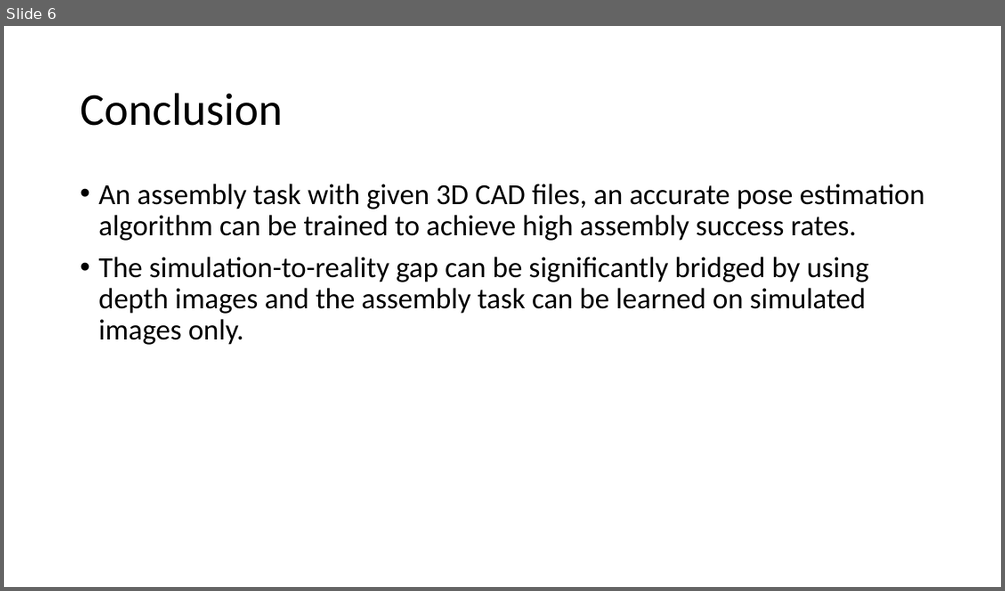
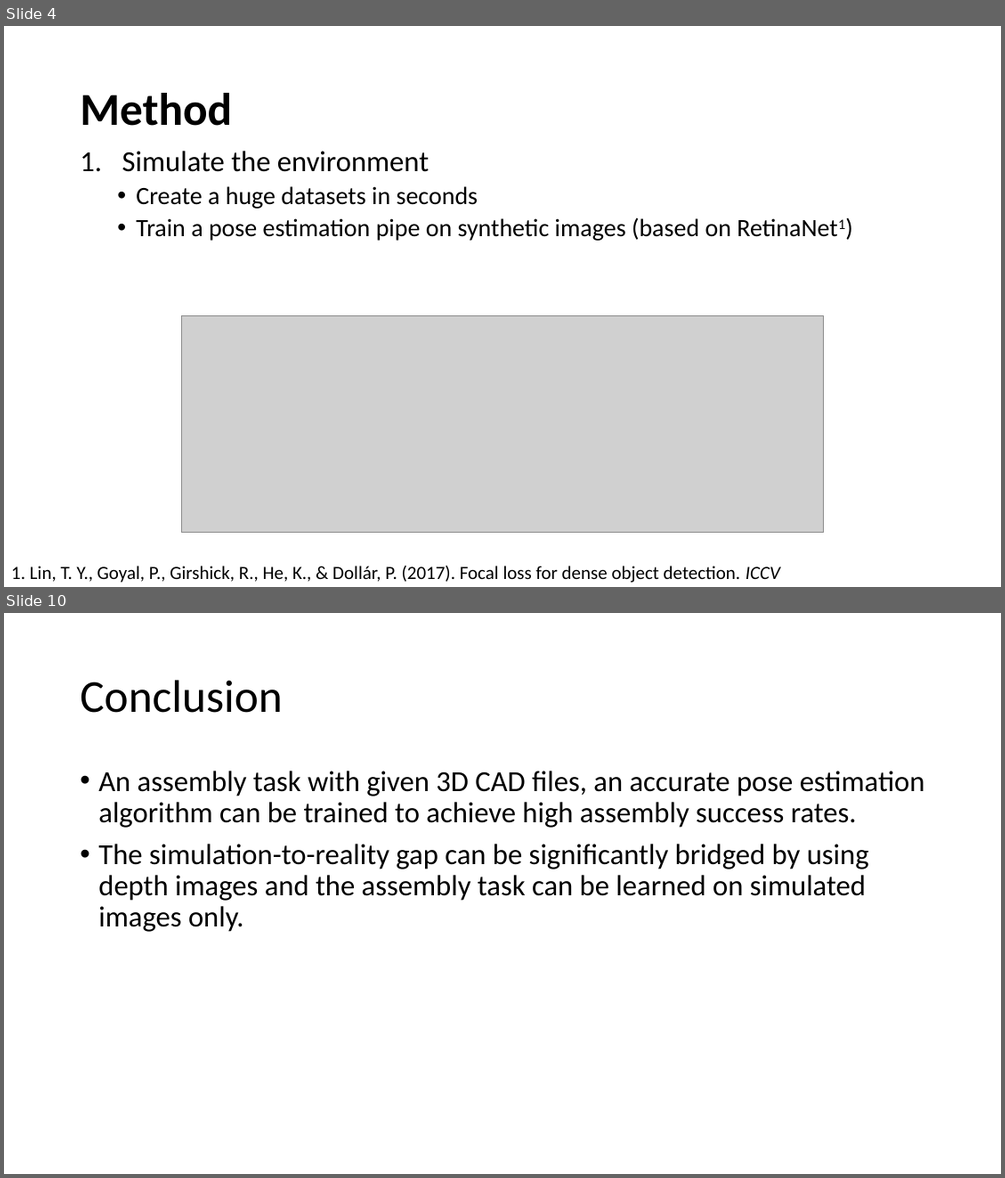
Before and after one commit to farjon/IRS_course, a slide deck: FinalProject/FinalProject.pptx. Shown one above the other, each under a label of ours: slide 6 before the commit, slides 4 and 10 after it; the slides between them are not shown. The pictures are 1005x591 and 1005x1178 pixels, drawn with LibreOffice and Linux fonts; fonts in the diff are those of the drawing; grey boxes stand for pictures. Boxes give left, top, right and bottom in pixels: in the first picture for what was removed or moved away, otherwise in the second. Text is boxed around its words. In the diff, an @@ line names an element or a change of style, - is before the commit and + after.

```diff
--- a/FinalProject/FinalProject.pptx
+++ b/FinalProject/FinalProject.pptx
@@ slide 4 added at box(4, 26, 1001, 587), background #FFFFFF @@
@@ title added at box(80, 93, 232, 126), 44 pt, text #000000, bold @@
+Method
@@ text added at box(122, 151, 731, 240), 24 pt, text #000000 @@
+1. Simulate the environment
+  • Create a huge datasets in seconds
+  • Train a pose estimation pipe on synthetic images (based on RetinaNet1)
@@ picture added at box(181, 316, 824, 532) @@
@@ text added at box(11, 565, 780, 582), 18 pt, text #000000 @@
+1. Lin, T. Y., Goyal, P., Girshick, R., He, K., & Dollár, P. (2017). Focal loss for dense object detection. ICCV
@@ what was slide 6 is now slide 10 @@
```
Also in this commit, not shown: 5 slides changed, 4 other slides added, 1 slide removed, 10 other files.
